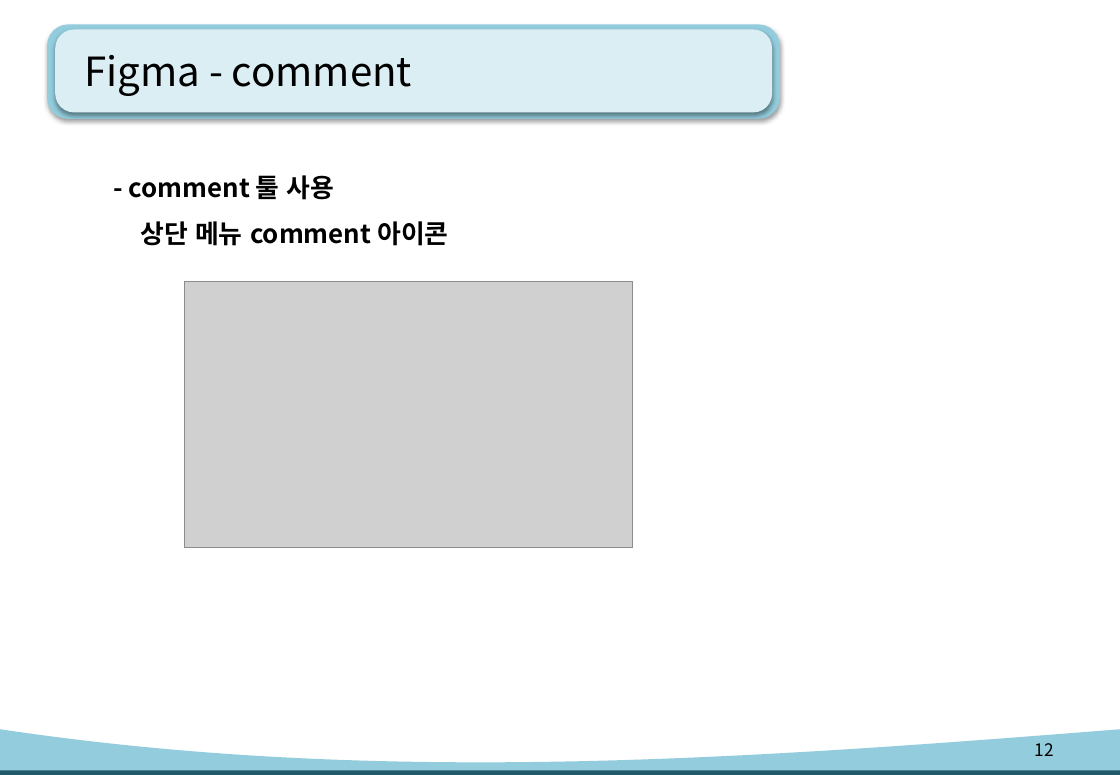
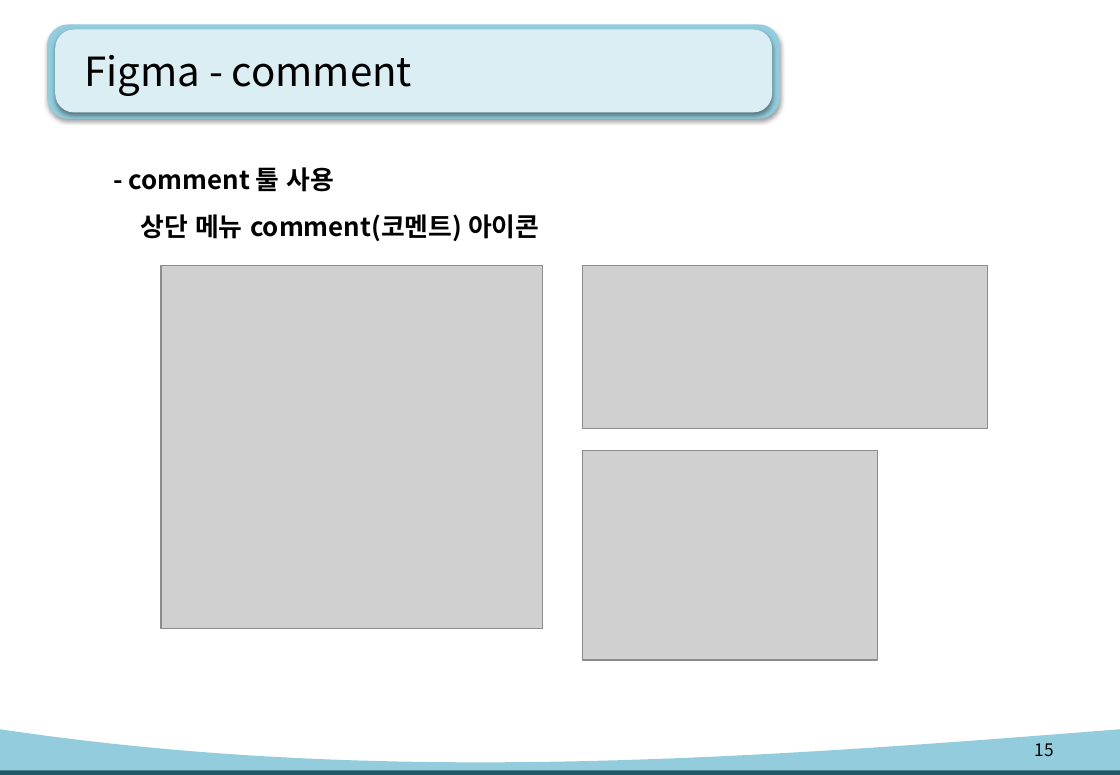
Before and after one commit to kiyongee2/green_project_web, a slide deck: slide 15 of figma_ppt/uiux-Figma.pptx (slide 12 before the commit). Drawn at 1120x775 pixels with LibreOffice and Linux fonts; fonts in the diff are those of the drawing; grey boxes stand for pictures. Boxes give left, top, right and bottom in pixels: in the first picture for what was removed or moved away, otherwise in the second. Text is boxed around its words. In the diff, an @@ line names an element or a change of style, - is before the commit and + after.

Commit message:
figma

```diff
--- a/figma_ppt/uiux-Figma.pptx
+++ b/figma_ppt/uiux-Figma.pptx
@@ text "- comment 툴 사용": place and size @@
-text "- comment 툴 사용" at box(129, 175, 448, 246)
+text "- comment 툴 사용" at box(129, 167, 539, 241)
@@ text at box(140, 214, 539, 241): text changed @@
-상단 메뉴 comment 아이콘
+상단 메뉴 comment(코멘트) 아이콘
@@ picture: place and size @@
-picture at box(185, 282, 633, 549)
+picture at box(161, 266, 543, 630)
@@ picture added at box(583, 266, 989, 428) @@
@@ picture added at box(583, 451, 878, 660) @@
@@ page number at box(1034, 743, 1053, 757): text changed @@
-12
+15
```
Also in this commit, not shown: 2 other slides changed, 4 slides added, 1 slide removed, 2 other files.
